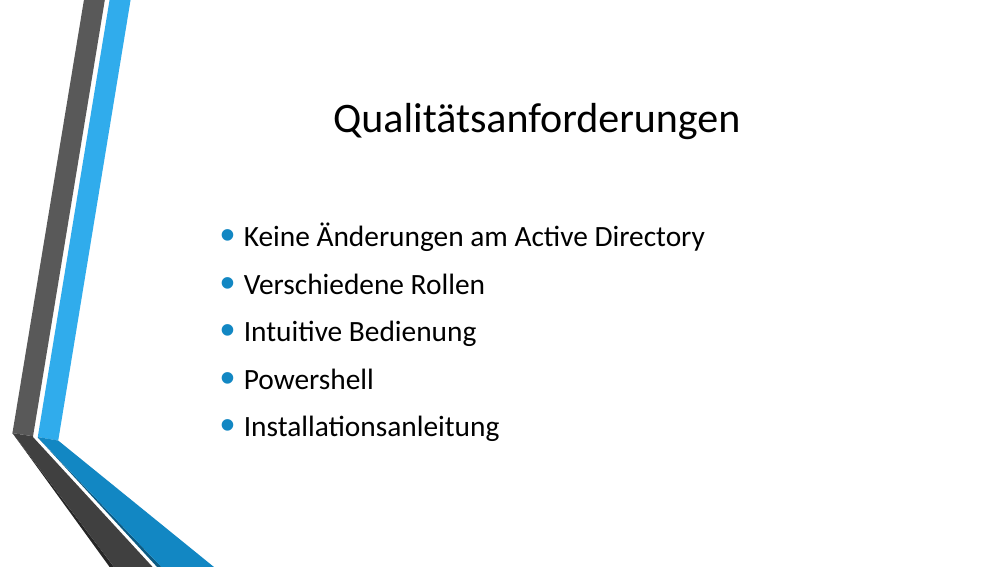
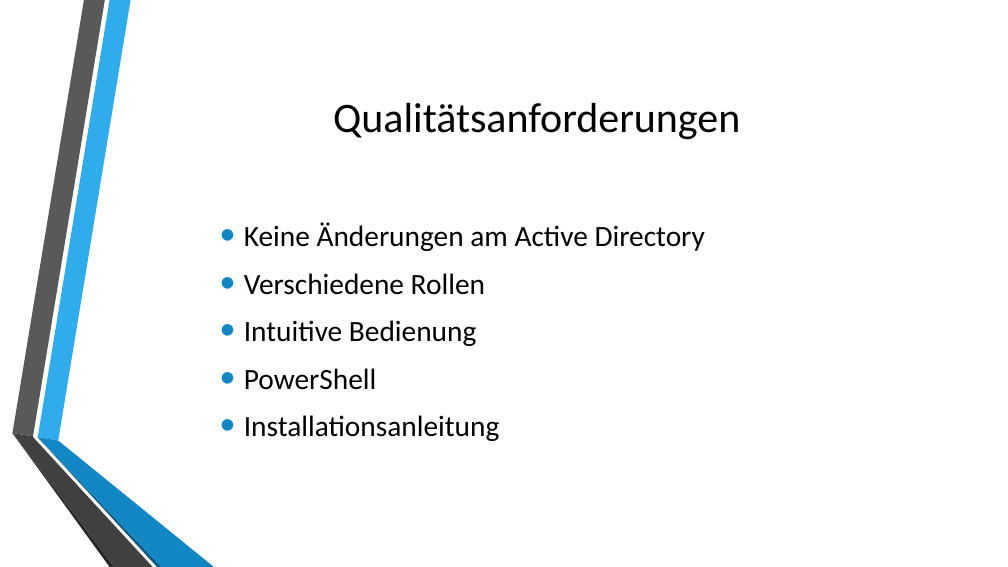
Before and after one commit to VirtSyntaxError/BTI7301-2018-WRAD, a slide deck: slide 7 of doc/WRAD.pptx. Drawn at 1008x567 pixels with LibreOffice and Linux fonts; fonts in the diff are those of the drawing; background and template pictures are left out. Boxes give left, top, right and bottom in pixels: in the first picture for what was removed or moved away, otherwise in the second. Text is boxed around its words. In the diff, an @@ line names an element or a change of style, - is before the commit and + after.

```diff
--- a/doc/WRAD.pptx
+++ b/doc/WRAD.pptx
@@ text at (x1=244, y1=368, x2=377, y2=390): text changed @@
-• Powershell
+• PowerShell
```
Also in this commit, not shown: 1 other slide changed, 4 slides added, 1 slide removed, 2 other files.
